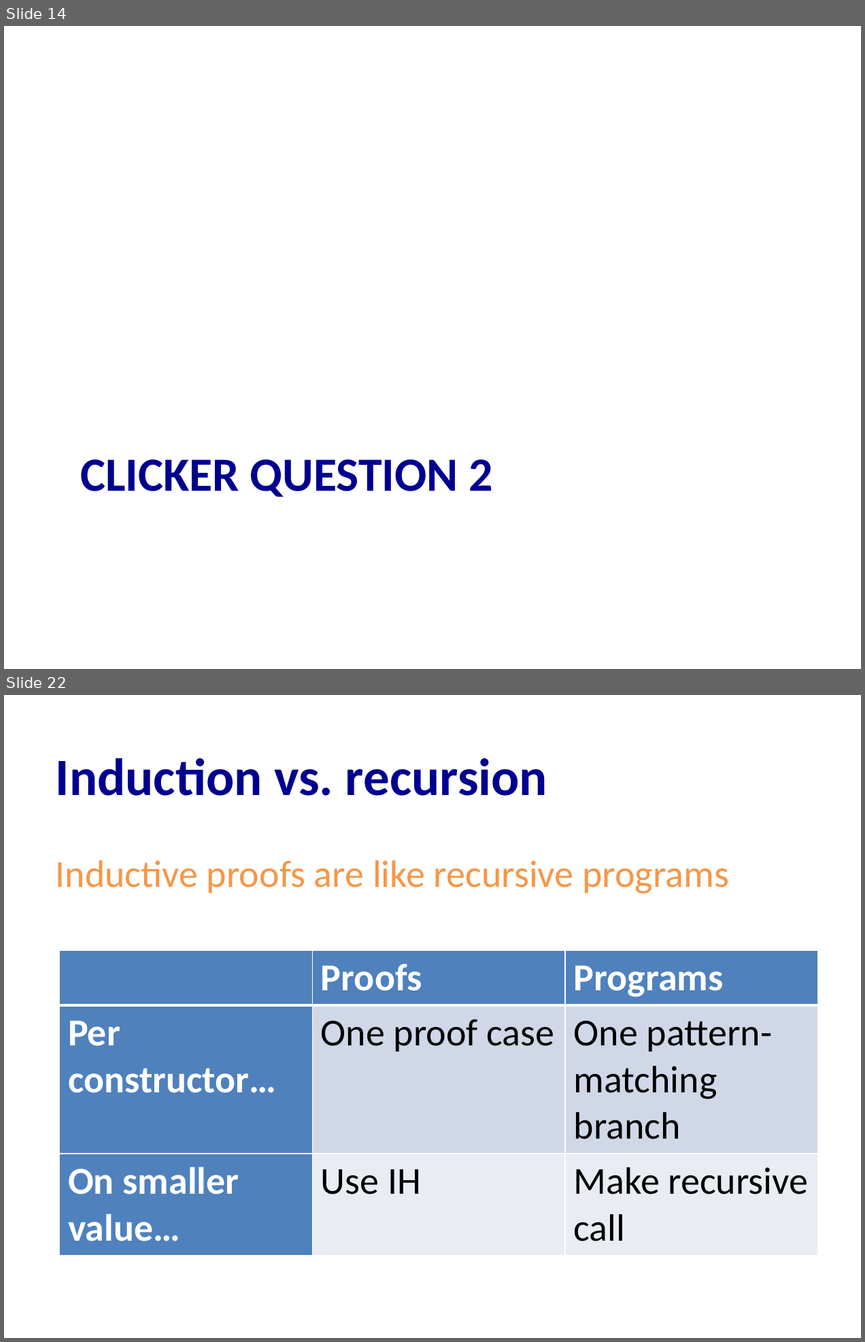
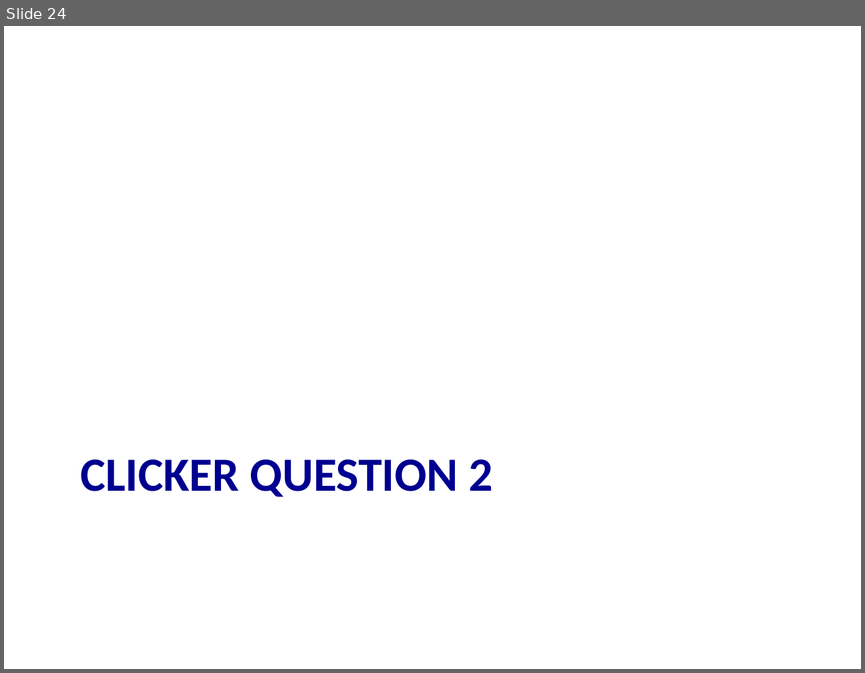
Before and after one commit to cs3110/materials-2019fa, a slide deck: 20-proofs/lec.pptx. Shown one above the other, each under a label of ours: slides 14 and 22 before the commit, slide 24 after it; the slides between them are not shown. The pictures are 865x1342 and 865x673 pixels, drawn with LibreOffice and Linux fonts; fonts in the diff are those of the drawing. Boxes give left, top, right and bottom in pixels: in the first picture for what was removed or moved away, otherwise in the second. Text is boxed around its words. In the diff, an @@ line names an element or a change of style, - is before the commit and + after.

```diff
--- a/20-proofs/lec.pptx
+++ b/20-proofs/lec.pptx
@@ slide 22 removed at (x1=4, y1=695, x2=861, y2=1338), background #FFFFFF @@
@@ title removed at (x1=56, y1=758, x2=547, y2=796) @@
-Induction vs. recursion
@@ text removed at (x1=56, y1=860, x2=729, y2=894) @@
-Inductive proofs are like recursive programs
@@ table removed at (x1=60, y1=950, x2=818, y2=1250), 3 rows, 3 columns @@
- | Proofs | Programs
-Per constructor… | One proof case | One pattern-matching branch
-On smaller value… | Use IH | Make recursive call
@@ what was slide 14 is now slide 24 @@
```
Also in this commit, not shown: 4 slides changed, 28 slides added, 15 other slides removed, 1 other file.
